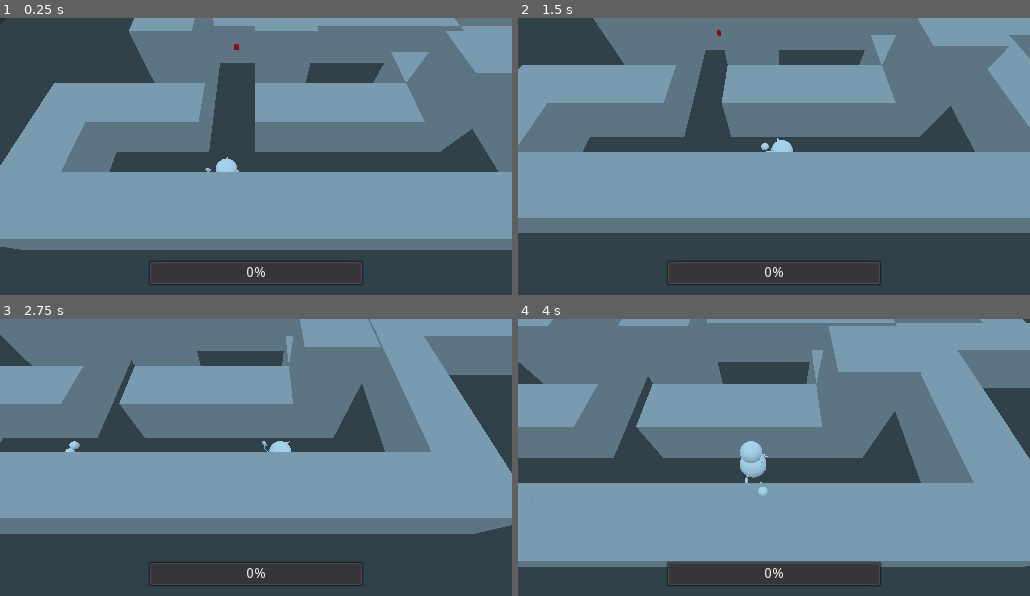
Above: before the commit, frames 1-4 (two rows, left to right).
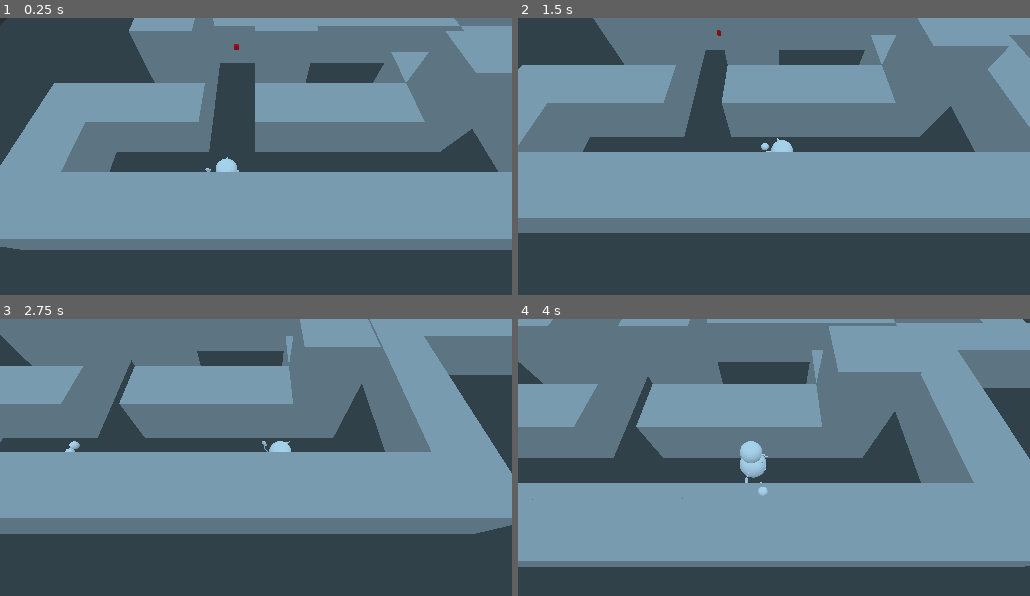
Above: after the commit, the same moments.

Repository: Altoc/crazy-christmas
Game: Godot game, scene res://scenes/Main.tscn
Two runs of this game, one before a commit and one after it. Both use one fixed random seed, a clock stepped at 60 frames per second and the inputs below.
Inputs (mouse positions are in pixels of both pictures, inside the frame that each line leads up to):
- Up to frame 1 (0.25 s): no input
- Up to frame 2 (1.5 s): move the mouse to (886, 153) at 0.52 s; press the mouse at (886, 153) at 0.53 s; hold D (PlayerRight) 0.53-1.28 s; move the mouse to (671, 184) at 1.27 s; release the mouse at (671, 184) at 1.28 s; hold S (PlayerBackward) from 1.28 s (still down); click (671, 184) at 1.35 s
- Up to frame 3 (2.75 s): move the mouse to (307, 402) at 2.02 s; release S (PlayerBackward) at 2.03 s; press the mouse at (307, 402) at 2.03 s; hold D (PlayerRight) from 2.03 s (still down)
- Up to frame 4 (4 s): move the mouse to (748, 529) at 2.77 s; release D (PlayerRight) at 2.78 s; release the mouse at (748, 529) at 2.78 s; hold W (PlayerForward) 2.78-3.53 s; click (748, 529) at 2.85 s; move the mouse to (927, 512) at 3.52 s; press the mouse at (927, 512) at 3.53 s; hold A (PlayerLeft) from 3.53 s (still down)

The runs differ from the first frame. In frame 1, 0.7% of the frame differs, in the area x 29-71%, y 87-97%; in frame 2, 0.7%; in frame 3, 0.7%; in frame 4, 1.2%.

Commit message:
better snowball charge ui

Diff:
--- a/Crazy Christmas/scenes/UI.tscn
+++ b/Crazy Christmas/scenes/UI.tscn
@@ -46,6 +46,7 @@
 size_flags_vertical = 3
 size_flags_stretch_ratio = 1.5
 max_value = 1.0
+percent_visible = false
 script = ExtResource( 1 )
 
 [node name="MarginContainer4" type="MarginContainer" parent="VBoxContainer/HBoxContainer"]
--- a/Crazy Christmas/scripts/PlayerMovement.gd
+++ b/Crazy Christmas/scripts/PlayerMovement.gd
@@ -14,7 +14,7 @@
 const movementSpeedMax = 10.0
 const movementSpeedIncreaseFactor = 30.0
 const snowballTime = 1
-const snowballChargeTime = 0.25
+const snowballChargeTime = 0.01
 
 ###MEM VARS
 enum PLAYER_STATES {
@@ -89,7 +89,7 @@
 		setPlayerState(PLAYER_STATES.SNOWBALL_CHARGE)
 
 func chargeSnowball(delta):
-	snowballChargeFactor += delta * 10
+	snowballChargeFactor += delta * 1
 	if(snowballChargeFactor < 1.0):
 		snowballThrowStrength = snowballThrowStrengthMin + (snowballThrowStrengthMax - snowballThrowStrengthMin) * snowballChargeFactor
 	SIGNAL_BUS.emit_signal("playerChargingSnowball", snowballChargeFactor)
--- a/Crazy Christmas/scripts/SnowballChargeProgressBar.gd
+++ b/Crazy Christmas/scripts/SnowballChargeProgressBar.gd
@@ -1,10 +1,34 @@
 extends ProgressBar
 
+##REFS
 onready var SIGNAL_BUS = get_node("/root/Main/SignalBus")
+
+##CONSTS
+const fadeOutTime = 1
+
+##MEMVARS
+onready var fadeOutTimer = 0
+onready var fadeOutFlag = false
+onready var prevValue = value
 
 # Called when the node enters the scene tree for the first time.
 func _ready():
 	SIGNAL_BUS.connect("playerChargingSnowball", self, "onPlayerCharging")
+	visible = false
+
+func _process(delta):
+	if(fadeOutFlag):
+		fadeOutTimer += delta
+		if(fadeOutTimer >= fadeOutTime):
+			visible = false
+			value = 0
+			fadeOutTimer = 0
+			fadeOutFlag = false
 
 func onPlayerCharging(snowballChargeFactor):
-	value = snowballChargeFactor
+	prevValue = value
+	if(snowballChargeFactor <= 0):
+		fadeOutFlag = true
+	else:
+		value = snowballChargeFactor
+		visible = true
